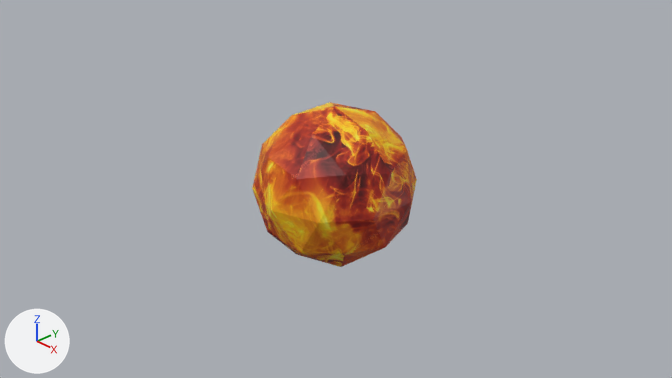
The Blender file resources/models/fire_orb.blend, before and after one commit.
Rendered twice from the file's camera 'Camera'. Arrows for +X, +Y and +Z are at lower left; the lights stay in place.
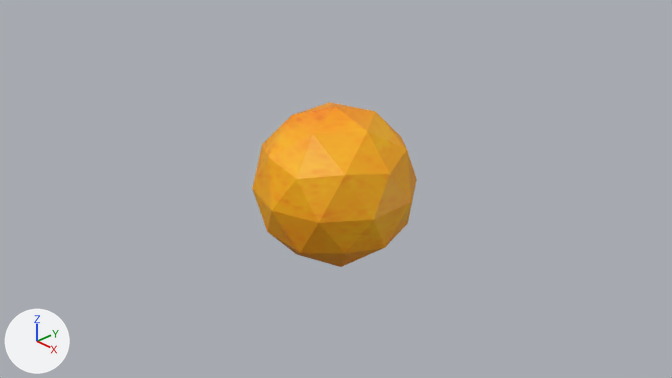
The change, as a diff of the scene's bpy script:
```diff
--- a/resources/models/fire_orb.blend.py
+++ b/resources/models/fire_orb.blend.py
@@ img_atlas_png @@
+img_atlas_png = load_image('atlas.png', '../textures/atlas.png', 512, 512, 'sRGB')
@@ mat_material_001 @@
 mat_material_001 = principled_material('Material.001')
-mat_material_001.texture = img_fire_jpg
+mat_material_001.texture = img_atlas_png
@@ me_icosphere @@
 me_icosphere.from_pydata(...)  # 42 vertices, 80 faces; spans x -0.95..0.95, y -1.0..1.0, z -1.0..1.0
 # used by ob_icosphere; location = (0.0, 0.0, 0.0)
+# me_icosphere part 1: texture (UV) coordinates of 80 of 80 faces, centred in x -0.93..0.93, y -0.89..0.89, z -0.9..0.9, changed; they spanned u 0.0..1.0, v 0.0..0.47 and now span u 0.76..0.99, v 0.26..0.49
 me_icosphere.materials.append(mat_material_001)
```

Where the change shows, as pixel boxes [x1, y1, x2, y2] in the pictures (672 x 378 px):
'Icosphere', surface changed: [252, 102, 417, 267] in both
